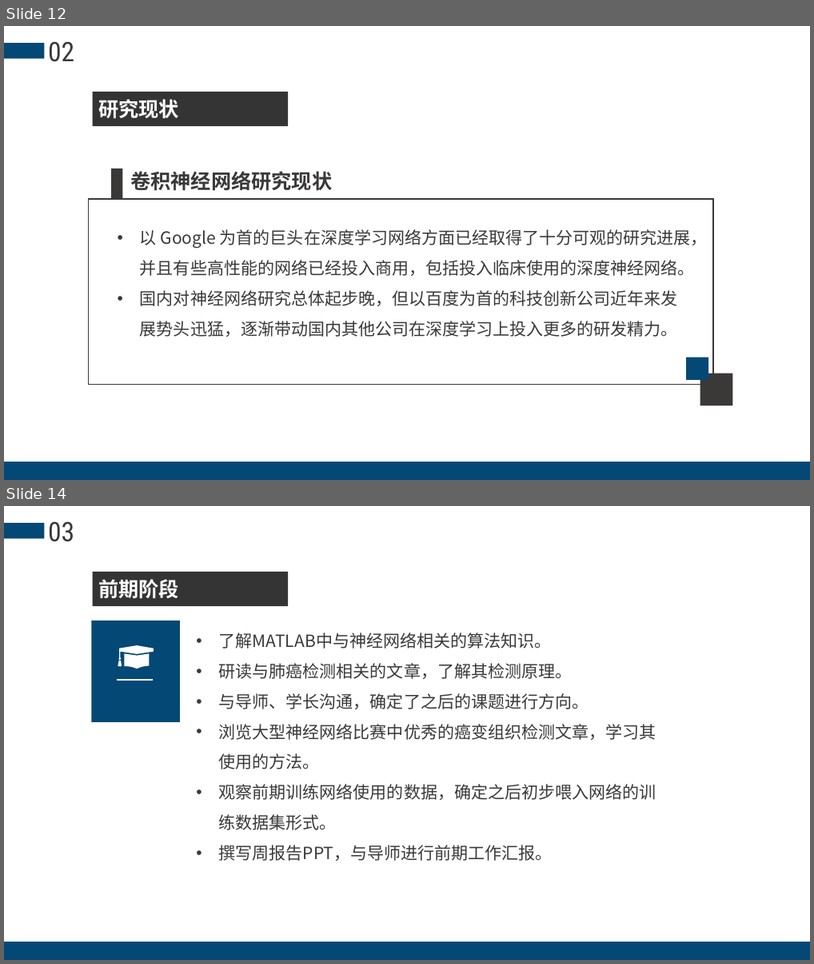
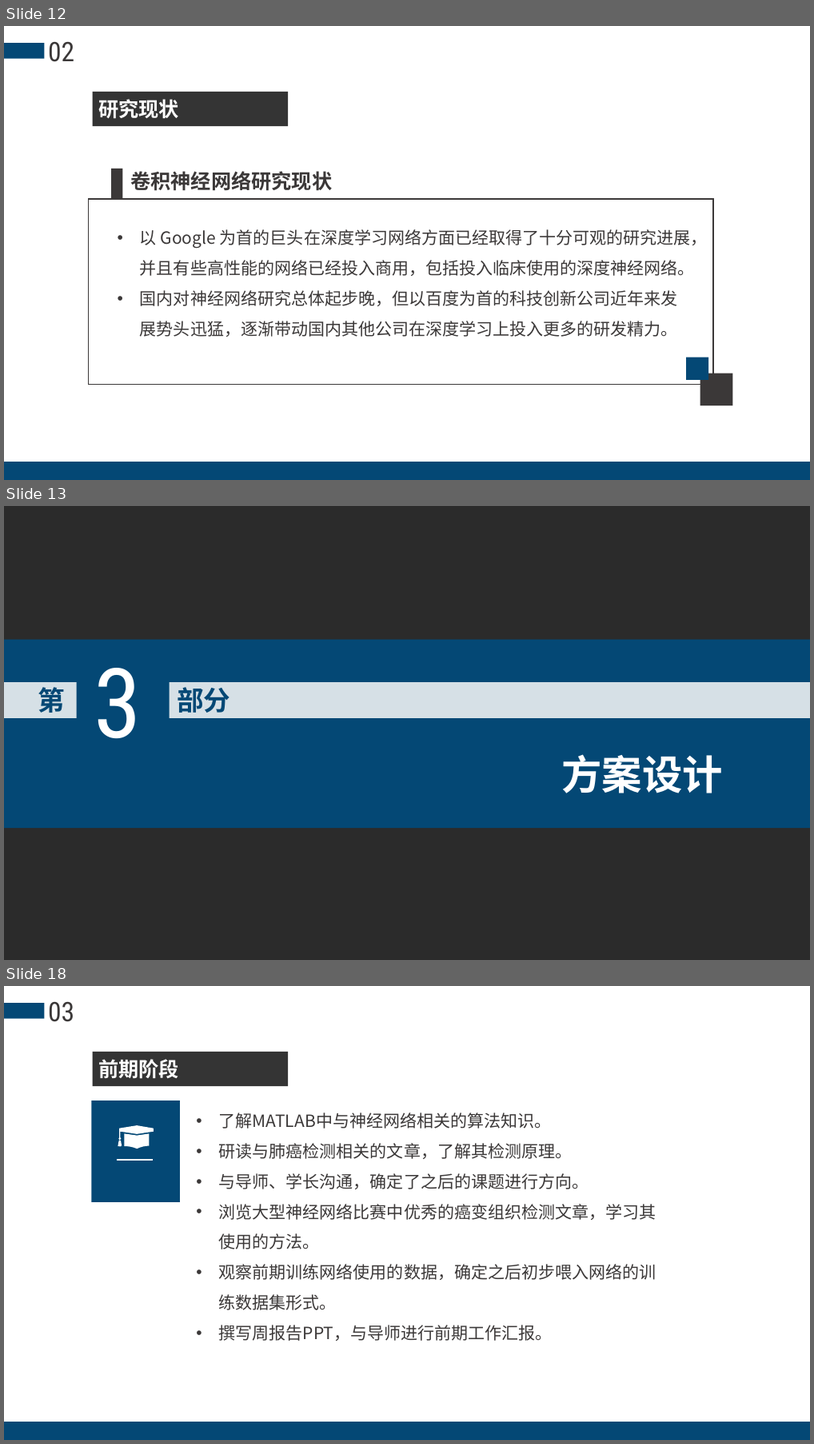
Before and after one commit to Andrew-Men/AdvResearch, a slide deck: 结题报告/高级科研实训结题答辩PPT.pptx. Shown one above the other, each under a label of ours: slides 12 and 14 before the commit, slides 12, 13 and 18 after it; the slides between them are not shown. The pictures are 814x964 and 814x1444 pixels, drawn with LibreOffice and Linux fonts; fonts in the diff are those of the drawing; background and template pictures are left out; a plain dark background stands for a picture behind light text. Boxes give left, top, right and bottom in pixels: in the first picture for what was removed or moved away, otherwise in the second. Text is boxed around its words. In the diff, an @@ line names an element or a change of style, - is before the commit and + after.

```diff
--- a/结题报告/高级科研实训结题答辩PPT.pptx
+++ b/结题报告/高级科研实训结题答辩PPT.pptx
@@ slide 13 added at bbox=[4, 506, 810, 960], background picture (left out) @@
@@ rectangle added at bbox=[4, 639, 810, 828], fill #044875 @@
@@ text added at bbox=[94, 668, 142, 739], 115 pt, text #FFFFFF @@
+3
@@ rectangle added at bbox=[4, 682, 77, 718], fill #D6E0E6 @@
@@ text added at bbox=[38, 687, 65, 712], 32 pt, text #044875, bold @@
+第
@@ rectangle added at bbox=[169, 682, 810, 718], fill #D6E0E6 @@
@@ text added at bbox=[177, 687, 230, 712], 32 pt, text #044875, bold @@
+部分
@@ text added at bbox=[562, 754, 723, 793], 48 pt, text #FFFFFF, bold @@
+方案设计
@@ what was slide 14 is now slide 18 @@
```
Also in this commit, not shown: 6 slides changed, 7 other slides added, 2 other files.
